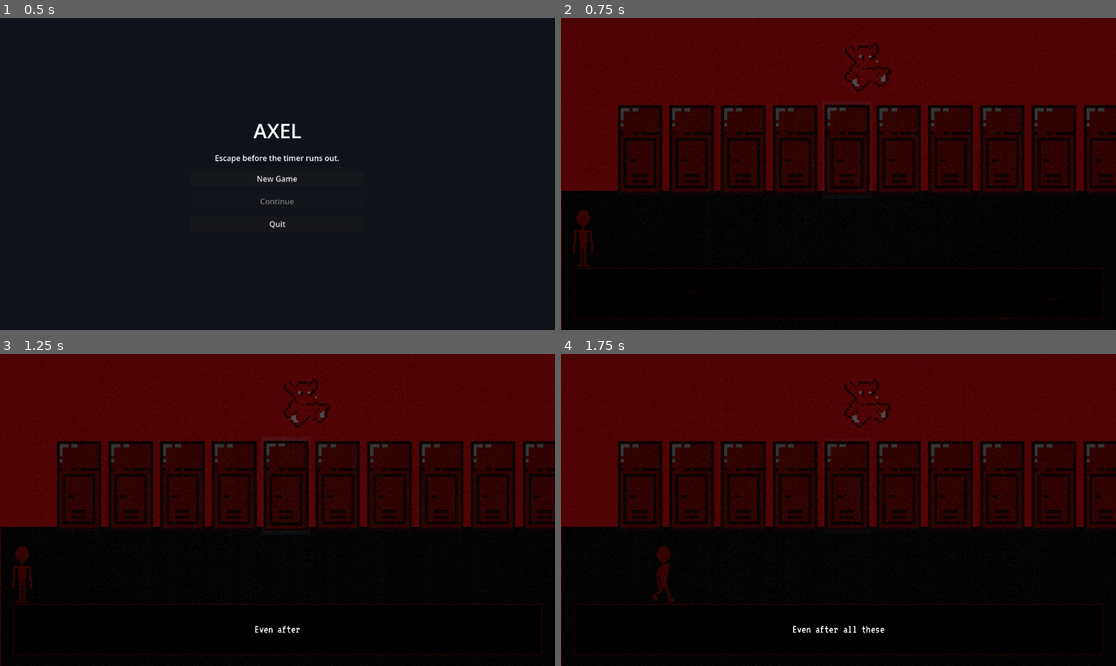
Above: before the commit, frames 1-4 (two rows, left to right).
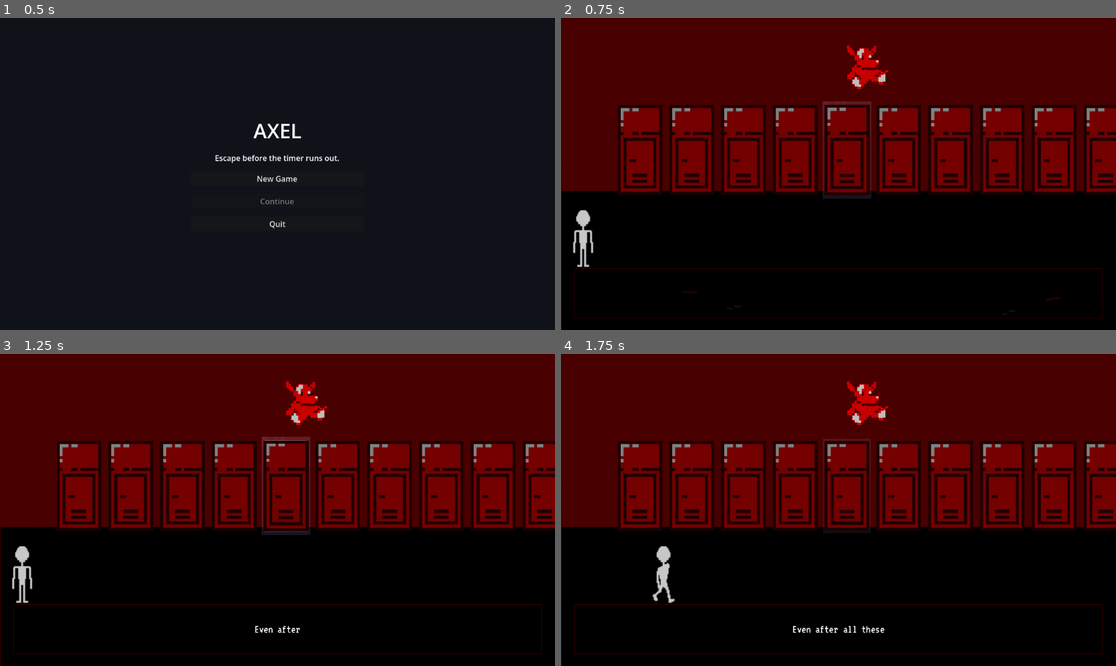
Above: after the commit, the same moments.

Repository: Wabbl0/AXEL
Game: Godot game, scene res://scenes/Main_Menu/0.1_MainMenu.tscn
The game is run twice, just before and just after one commit, with the same random seed, the same clock (stepped at 60 frames per second) and the same inputs.
Inputs (mouse positions are in pixels of both pictures, inside the frame that each line leads up to):
- Up to frame 1 (0.5 s): no input
- Up to frame 2 (0.75 s): click "New Game" at 0.5 s
- Up to frame 3 (1.25 s): no input
- Up to frame 4 (1.75 s): tap Enter (ui_accept) at 1.25, 1.52 s; move the mouse to (960, 494) at 1.27 s; hold Right (ui_right) from 1.28 s (still down); hold Space from 1.28 s (still down); click (960, 494) at 1.42 s

Frame 1 is identical in both runs. In frame 2, 17% of the frame differs, in the area x 2-100%, y 8-97%; in frame 3, 17%; in frame 4, 16%.

Commit message:
Update player visuals and scene effects for improved clarity and consistency
- Replaced the player sprite rendering with a new shader to guarantee a white appearance in Scene 1.1.
- Increased player scale by 20% in Scene 1.1 for better visibility.
- Reduced noise overlay intensity and adjusted parameters in the ScanlineOverlay for minimal distraction.
- Updated noir palette filter to preserve thin line art during downscaling.
- Removed obsolete .gitkeep file from the data directory to streamline project structure.
- Updated AI_CHANGELOG.md to reflect these visual enhancements and their impact on gameplay.

Diff:
--- a/AXEL/axel_project/scenes/Arc_1/1.1_SchoolExterior.gd
+++ b/AXEL/axel_project/scenes/Arc_1/1.1_SchoolExterior.gd
@@ -22,11 +22,12 @@
 	var shader_material := _noir_filter_rect.material as ShaderMaterial
 	if shader_material == null:
 		return
-	shader_material.set_shader_parameter("t0", 0.05)
-	shader_material.set_shader_parameter("t1", 0.22)
-	shader_material.set_shader_parameter("t2", 0.62)
-	shader_material.set_shader_parameter("dark_blood_color", Color(0.30, 0.0, 0.0, 1.0))
-	shader_material.set_shader_parameter("blood_red_color", Color(0.92, 0.0, 0.0, 1.0))
+	shader_material.set_shader_parameter("t0", 0.10)
+	shader_material.set_shader_parameter("t1", 0.28)
+	shader_material.set_shader_parameter("t2", 0.58)
+	shader_material.set_shader_parameter("line_contrast", 1.5)
+	shader_material.set_shader_parameter("dark_blood_color", Color(0.26, 0.0, 0.0, 1.0))
+	shader_material.set_shader_parameter("blood_red_color", Color(0.88, 0.0, 0.0, 1.0))
 	shader_material.set_shader_parameter("white_color", Color(0.0, 0.0, 0.0, 1.0))
 
 
--- a/AXEL/axel_project/scenes/Arc_1/1.1_SchoolExterior.tscn
+++ b/AXEL/axel_project/scenes/Arc_1/1.1_SchoolExterior.tscn
@@ -119,6 +119,7 @@
 unique_name_in_owner = true
 z_index = 20
 position = Vector2(73, 402)
+scale = Vector2(1.2, 1.2)
 script = ExtResource("2_elx0u")
 speed = 180.0
 sprite_sheet = ExtResource("3_p5syx")
--- a/AXEL/axel_project/scenes/fx/ScanlineOverlay.tscn
+++ b/AXEL/axel_project/scenes/fx/ScanlineOverlay.tscn
@@ -4,13 +4,13 @@
 
 [sub_resource type="ShaderMaterial" id="ShaderMaterial_scanline"]
 shader = ExtResource("1_scanline_shader")
-shader_parameter/noise_intensity = 0.12
-shader_parameter/noise_speed = 8.0
-shader_parameter/scan_strength = 0.04
+shader_parameter/noise_intensity = 0.04
+shader_parameter/noise_speed = 6.0
+shader_parameter/scan_strength = 0.015
 shader_parameter/scan_density = 300.0
-shader_parameter/blend_opacity = 0.7
-shader_parameter/vignette_strength = 0.18
-shader_parameter/flicker_strength = 0.015
+shader_parameter/blend_opacity = 0.22
+shader_parameter/vignette_strength = 0.1
+shader_parameter/flicker_strength = 0.008
 
 [node name="ScanlineOverlay" type="CanvasLayer"]
 layer = 105
--- a/AXEL/axel_project/scenes/fx/noir_palette_filter.gdshader
+++ b/AXEL/axel_project/scenes/fx/noir_palette_filter.gdshader
@@ -1,6 +1,6 @@
 shader_type canvas_item;
 
-uniform sampler2D screen_texture : hint_screen_texture, repeat_disable, filter_linear;
+uniform sampler2D screen_texture : hint_screen_texture, repeat_disable, filter_nearest;
 uniform vec4 black_color : source_color = vec4(0.0, 0.0, 0.0, 1.0);
 uniform vec4 dark_blood_color : source_color = vec4(0.36, 0.0, 0.0, 1.0);
 uniform vec4 blood_red_color : source_color = vec4(1.0, 0.0, 0.0, 1.0);
@@ -8,10 +8,15 @@
 uniform float t0 = 0.08;
 uniform float t1 = 0.30;
 uniform float t2 = 0.72;
+uniform float line_contrast : hint_range(1.0, 3.0) = 1.4;
 
 void fragment() {
 	vec4 src = texture(screen_texture, SCREEN_UV);
 	float lum = dot(src.rgb, vec3(0.299, 0.587, 0.114));
+
+	// Contrast boost centered on midpoint to preserve dark line strokes
+	lum = clamp((lum - 0.5) * line_contrast + 0.5, 0.0, 1.0);
+
 	vec4 mapped = black_color;
 
 	if (lum < t0) {
--- /dev/null
+++ b/AXEL/axel_project/scenes/fx/white_sprite.gdshader
@@ -0,0 +1,6 @@
+shader_type canvas_item;
+
+void fragment() {
+	float a = texture(TEXTURE, UV).a;
+	COLOR = vec4(1.0, 1.0, 1.0, a);
+}
--- a/AXEL/axel_project/scripts/Player.gd
+++ b/AXEL/axel_project/scripts/Player.gd
@@ -142,7 +142,14 @@
 
 
 func _apply_overworld_tint() -> void:
-	animated_sprite.modulate = overworld_tint
+	if overworld_tint == Color(1.0, 1.0, 1.0, 1.0):
+		var shader := load("res://scenes/fx/white_sprite.gdshader") as Shader
+		if shader:
+			var mat := ShaderMaterial.new()
+			mat.shader = shader
+			animated_sprite.material = mat
+	else:
+		animated_sprite.modulate = overworld_tint
 	shadow_outline.modulate = Color(0.0, 0.0, 0.0, 0.55)
 
 func _physics_process(_delta: float) -> void:
Binary file changed: AXEL/axel_project/assets/sprites/mike_walking-Sheet.png
Not shown, added: AXEL/axel_project/scenes/fx/white_sprite.gdshader.uid
Not shown, added: AXEL/axel_project/assets/data/.gitkeep
Not shown, changed: AXEL/axel_project/plans/core/AI_CHANGELOG.md
Not shown, changed: AXEL/axel_project/plans/references/README_STRUCTURE.md
